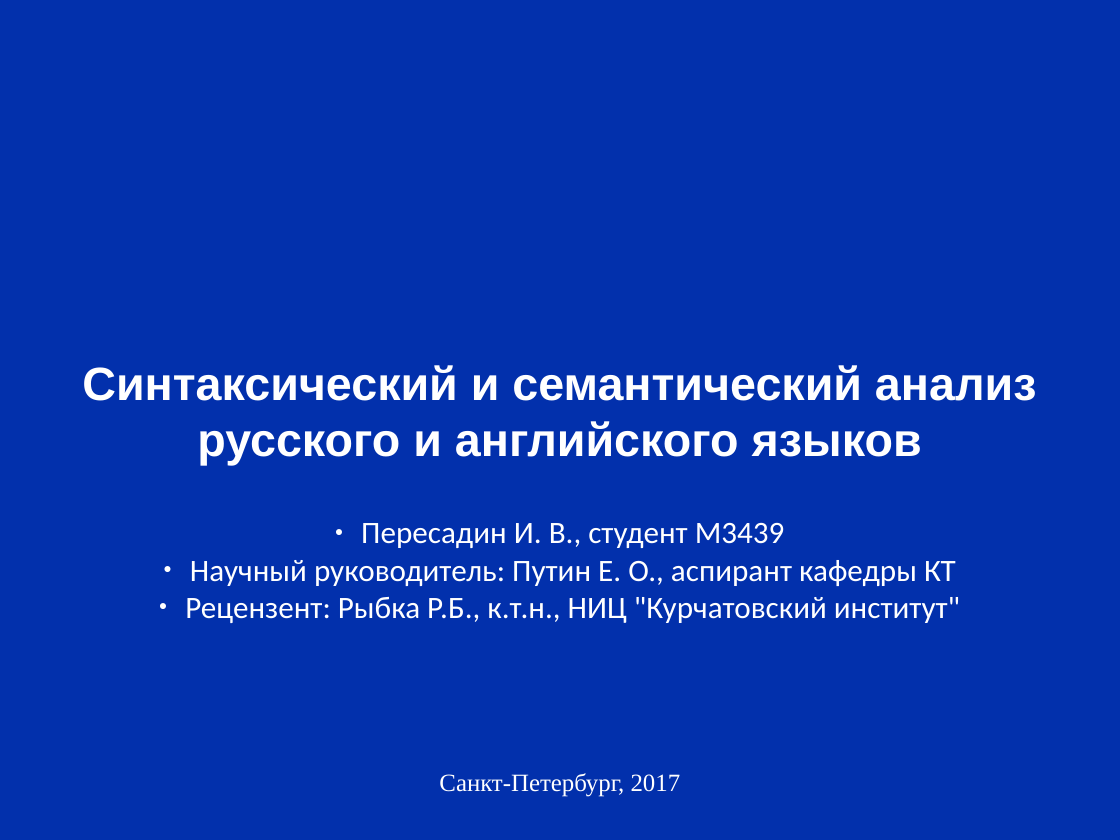
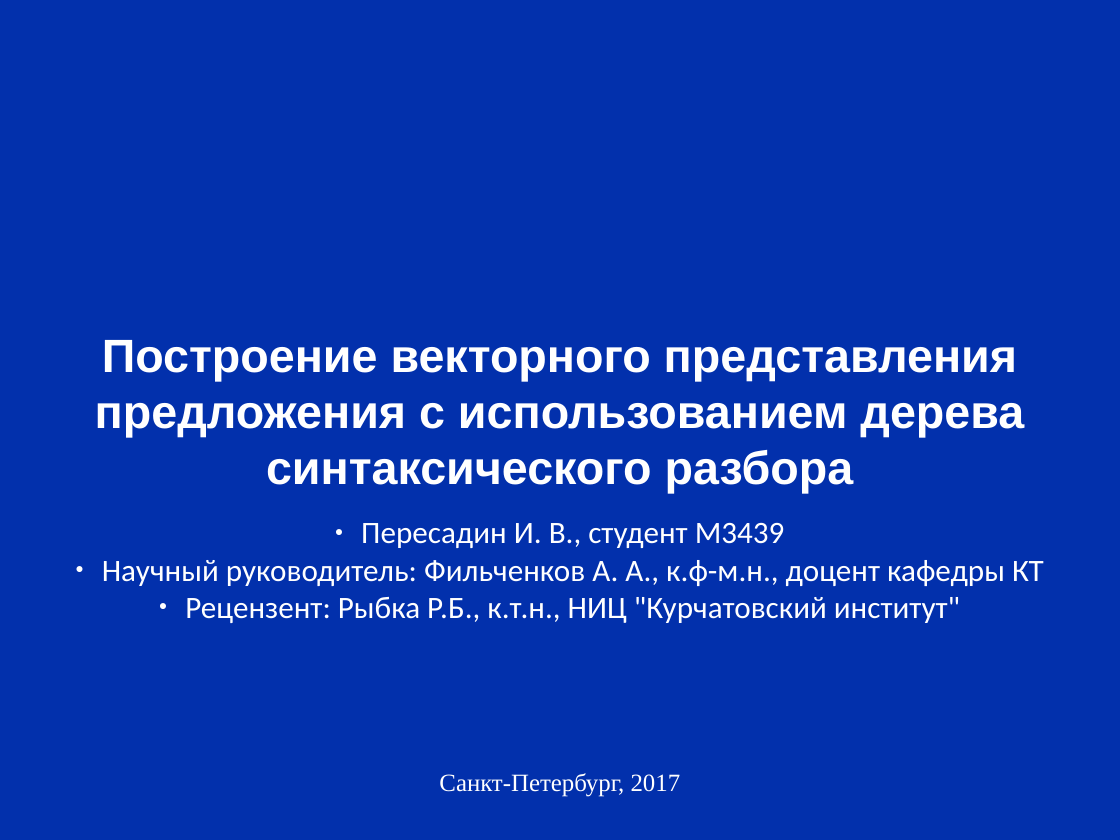
Before and after one commit to pva701/bachelor-thesis, a slide deck: slide 1 of presentation/presentation.odp. Drawn at 1120x840 pixels with LibreOffice and Linux fonts; fonts in the diff are those of the drawing; background and template pictures are left out. Boxes give left, top, right and bottom in pixels: in the first picture for what was removed or moved away, otherwise in the second. Text is boxed around its words. In the diff, an @@ line names an element or a change of style, - is before the commit and + after.

```diff
--- a/presentation/presentation.odp
+++ b/presentation/presentation.odp
@@ text at [95, 340, 1024, 493]: text changed @@
-Синтаксический и семантический анализ русского и английского языков
+Построение векторного представления предложения с использованием дерева синтаксического разбора
@@ text at [102, 560, 1044, 586]: text changed @@
-● Научный руководитель: Путин Е. О., аспирант кафедры КТ
+● Научный руководитель: Фильченков А. А., к.ф-м.н., доцент кафедры КТ
```
Also in this commit, not shown: 6 other files.
